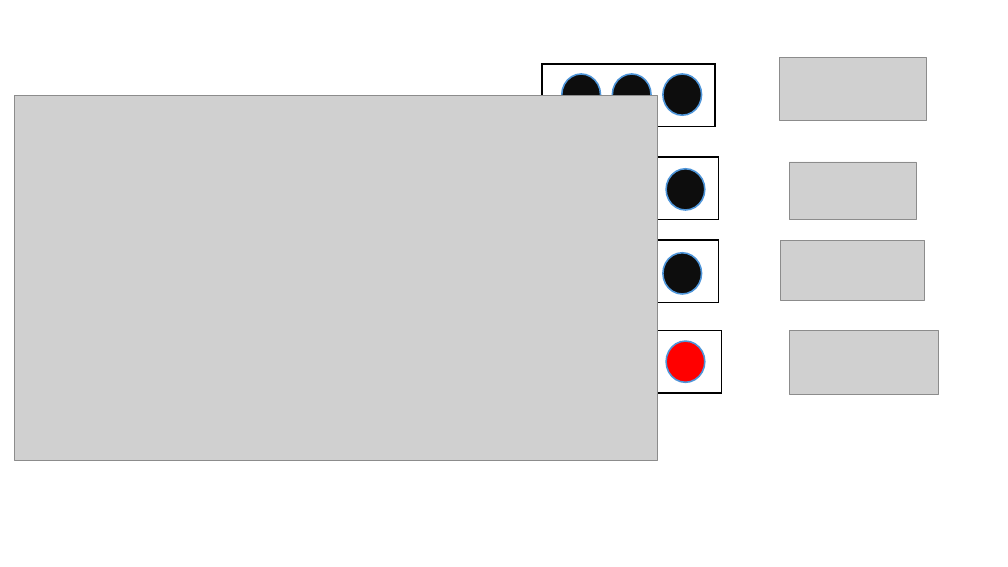
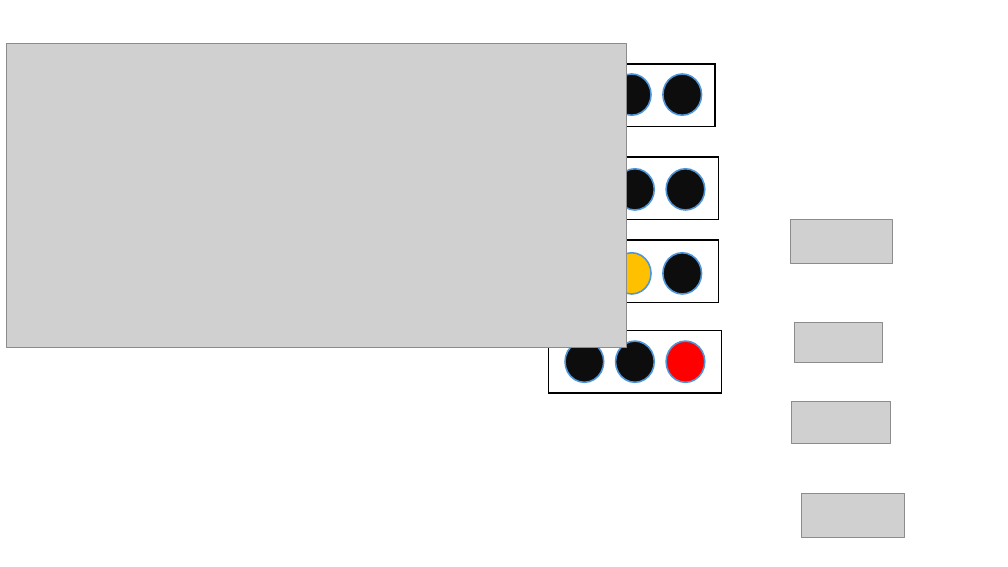
Before and after one commit to pirelaurent/IA_boite_blanche, a slide deck: slide 5 of outillage.pptx (slide 6 before the commit). Drawn at 1008x567 pixels with LibreOffice and Linux fonts; fonts in the diff are those of the drawing; grey boxes stand for pictures. Boxes give left, top, right and bottom in pixels: in the first picture for what was removed or moved away, otherwise in the second. Text is boxed around its words. In the diff, an @@ line names an element or a change of style, - is before the commit and + after.

```diff
--- a/outillage.pptx
+++ b/outillage.pptx
@@ picture: place and size @@
-picture at (14, 95, 657, 460)
+picture at (7, 44, 626, 347)
@@ ellipse: place and size @@
-ellipse at (562, 74, 600, 116)
+ellipse at (616, 169, 654, 210)
@@ picture: place and size @@
-picture at (780, 57, 926, 120)
+picture at (791, 220, 892, 264)
@@ ellipse added at (613, 253, 651, 294), fill #FFC000, outline #4E95D9 1.5 pt @@
@@ picture: place and size @@
-picture at (789, 162, 917, 219)
+picture at (795, 323, 882, 363)
@@ ellipse added at (565, 341, 603, 383), fill #0D0D0D, outline #4E95D9 1.5 pt @@
@@ ellipse added at (616, 341, 654, 383), fill #0D0D0D, outline #4E95D9 1.5 pt @@
@@ picture: place and size @@
-picture at (781, 240, 925, 300)
+picture at (792, 402, 891, 443)
@@ picture: place and size @@
-picture at (789, 330, 938, 395)
+picture at (802, 494, 904, 538)
```
Also in this commit, not shown: 5 other slides changed, 7 slides added, 6 slides removed, 14 other files.
